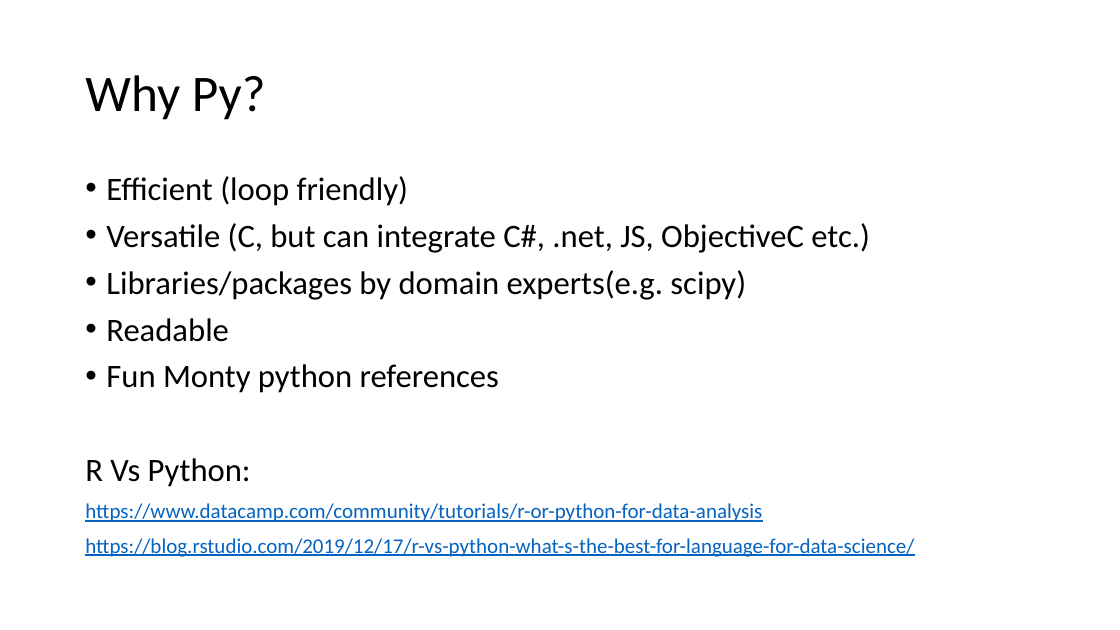
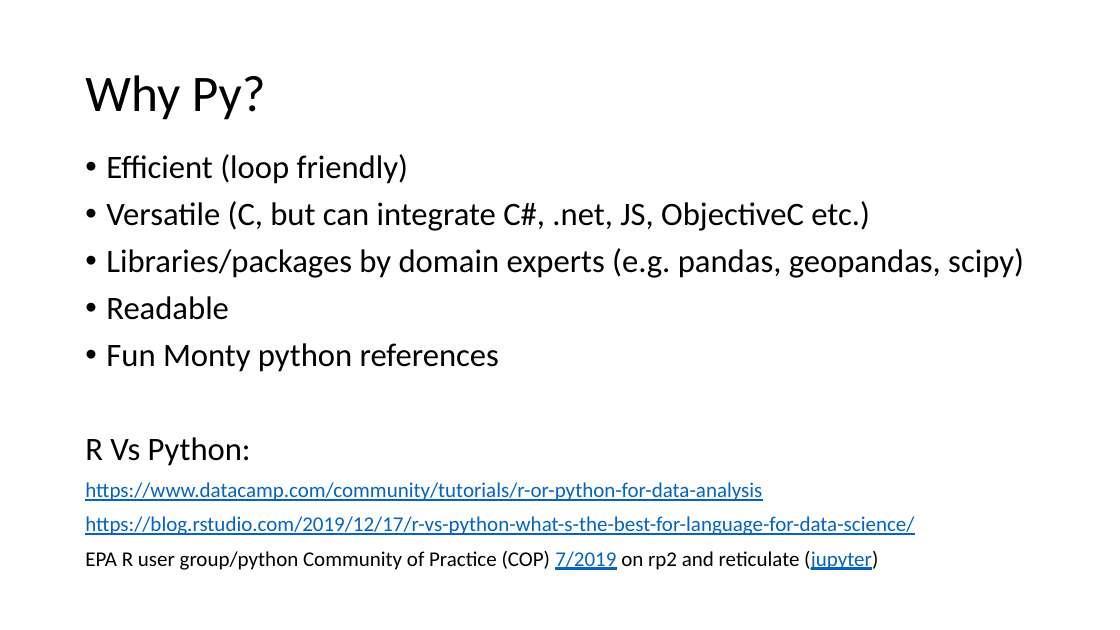
Before and after one commit to jbousquin/py_workgroup, a slide deck: slide 2 of slides/GED_Python_Workgroup_2020_02_20.pptx. Drawn at 1120x630 pixels with LibreOffice and Linux fonts; fonts in the diff are those of the drawing. Boxes give left, top, right and bottom in pixels: in the first picture for what was removed or moved away, otherwise in the second. Text is boxed around its words. In the diff, an @@ line names an element or a change of style, - is before the commit and + after.

```diff
--- a/slides/GED_Python_Workgroup_2020_02_20.pptx
+++ b/slides/GED_Python_Workgroup_2020_02_20.pptx
@@ text "Efficient (loop friendly)" moved from (x1=85, y1=176, x2=914, y2=557) to (x1=85, y1=154, x2=1024, y2=570) @@
@@ text at (x1=106, y1=248, x2=1024, y2=278): text changed @@
-• Libraries/packages by domain experts(e.g. scipy)
+• Libraries/packages by domain experts (e.g. pandas, geopandas, scipy)
@@ text at (x1=85, y1=551, x2=878, y2=570): paragraph added @@
+EPA R user group/python Community of Practice (COP) 7/2019 on rp2 and reticulate (jupyter)
```
Also in this commit, not shown: 1 other slide changed, 1 slide added.
